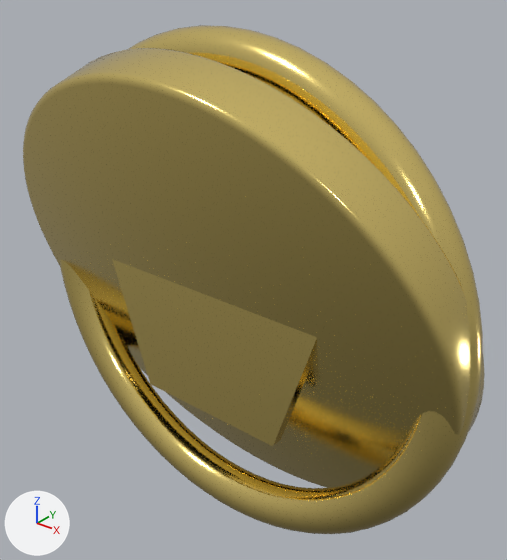
Renders of the glTF model public/shop-models/gold.glb from each side of a commit.
Before and after are seen from a 50 mm camera at (1.12, -1.288, 0.889) aimed at (0.039, 0.063, 0.051). The lights are fixed; the arrows at lower left show +X, +Y and +Z. The older version comes first. Where no turn or scale is listed for an object, it has been applied to the vertices.

The scene before the commit, as lines of its bpy script (objects in view):
```python
mat_gold = principled_material('gold')
mat_gold.base_color = (1.0, 0.78, 0.25)  # yellow #ffe589
mat_gold.metallic = 1.0
mat_gold.roughness = 0.14
me_cylinder = bpy.data.meshes.new('Cylinder')
me_cylinder.from_pydata(...)  # 768 vertices, 1532 faces; spans x -0.701..0.701, y -0.301..0.301, z -0.678..0.678
me_cylinder.materials.append(mat_gold)  # yellow #ffe589
me_cylinder_001 = bpy.data.meshes.new('Cylinder.001')
me_cylinder_001.from_pydata(...)  # a 5-sided cylinder along y spanning x -0.375..0.375, y -0.018..0.018, z -0.319..0.395
me_cylinder_001.materials.append(mat_gold)  # yellow #ffe589
me_torus = bpy.data.meshes.new('Torus')
me_torus.from_pydata(...)  # a torus around y (ring radius 0.649, tube radius 0.061) spanning x -0.71..0.71, y -0.061..0.061, z -0.71..0.71
me_torus.materials.append(mat_gold)  # yellow #ffe589
ob_cylinder = bpy.data.objects.new('Cylinder', me_cylinder)
ob_cylinder.location = (0.0, 0.0, 0.0)
ob_cylinder_001 = bpy.data.objects.new('Cylinder.001', me_cylinder_001)
ob_cylinder_001.location = (0.0, -0.079, 0.0)
ob_torus = bpy.data.objects.new('Torus', me_torus)
ob_torus.location = (0.0, 0.0, 0.0)
```
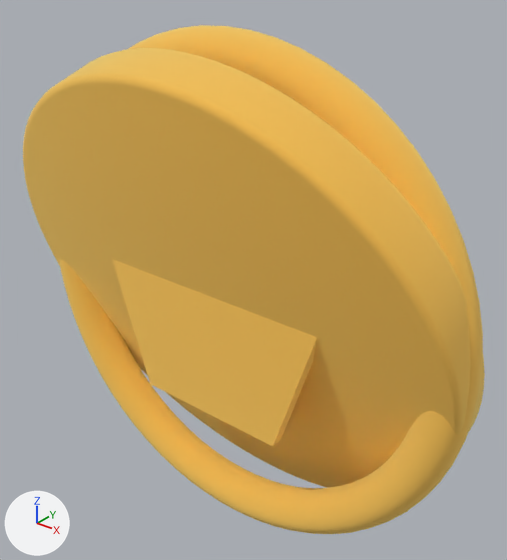
Where the change shows, as pixel boxes [x1, y1, x2, y2] in the pictures (507 x 560 px):
'Cylinder', surface changed (lighter): [23, 48, 485, 488] in both
'Torus', surface changed (lighter): [60, 25, 483, 534] in both
'Cylinder.001', surface changed (lighter): [112, 259, 317, 446] in both

The change, as a list of edits to the scene's bpy script:
```text
Change mat_gold:
    mat_gold.roughness: 0.14 -> 1.0
```
